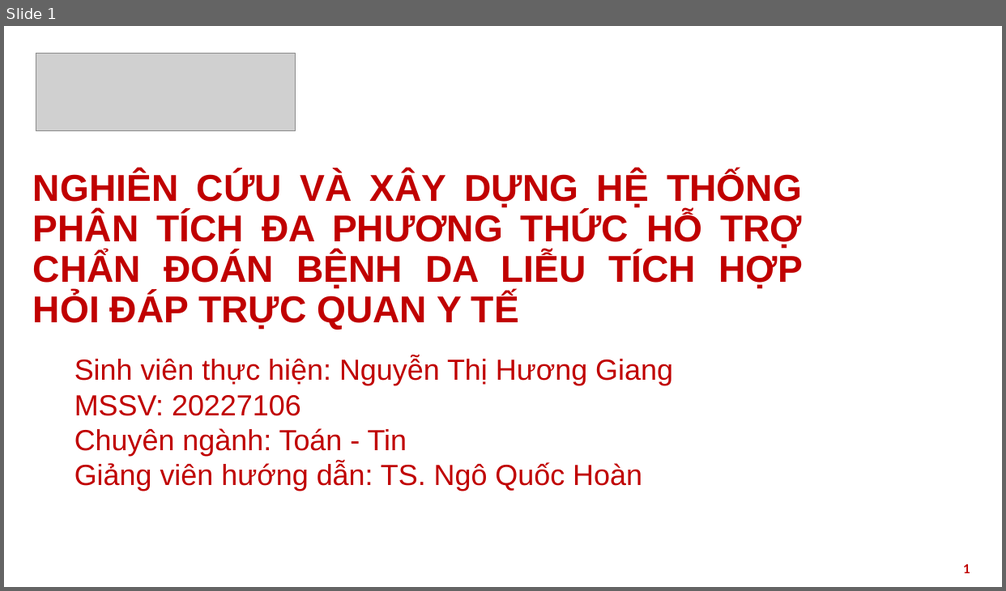
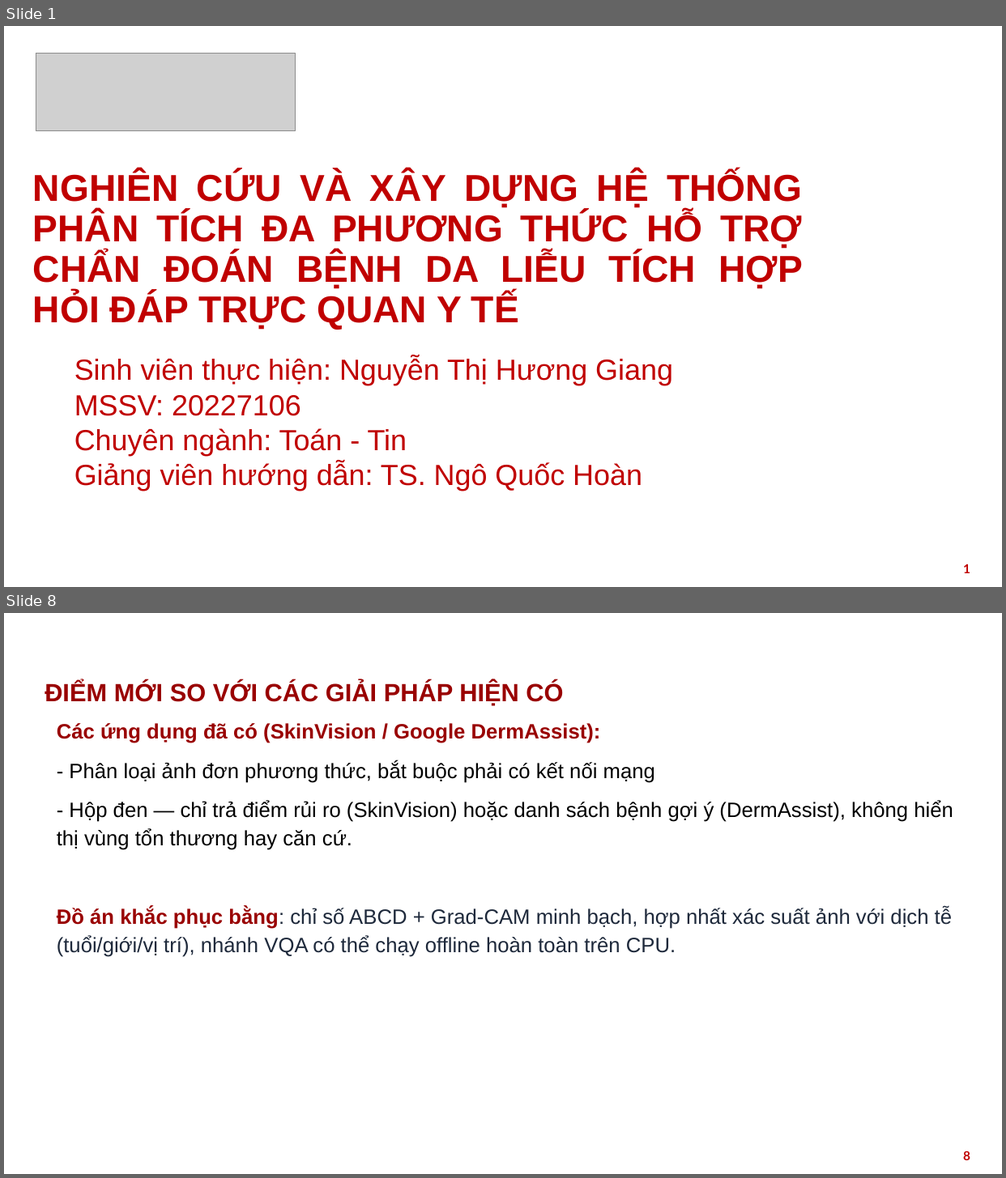
Before and after one commit to nthg0609/doanTN, a slide deck: HUST_PPT_template_2022_RED_16x9_567042.pptx. Shown one above the other, each under a label of ours: slide 1 before the commit, slides 1 and 8 after it; the slides between them are not shown. The pictures are 1006x591 and 1006x1178 pixels, drawn with LibreOffice and Linux fonts; fonts in the diff are those of the drawing; grey boxes stand for pictures; background and template pictures are left out. Boxes give left, top, right and bottom in pixels: in the first picture for what was removed or moved away, otherwise in the second. Text is boxed around its words. In the diff, an @@ line names an element or a change of style, - is before the commit and + after.

Commit message:
bộ lọc an toàn, ROI

```diff
--- a/HUST_PPT_template_2022_RED_16x9_567042.pptx
+++ b/HUST_PPT_template_2022_RED_16x9_567042.pptx
@@ slide 8 added at [4,613,1002,1174], background picture (left out) @@
@@ text added at [31,623,974,658], 28 pt, text #FFFFFF, bold @@
+PHẦN 1: ĐẶT VẤN ĐỀ & MỤC TIÊU ĐỀ TÀI
@@ text added at [44,681,563,705], 24 pt, text #990000, bold @@
+ĐIỂM MỚI SO VỚI CÁC GIẢI PHÁP HIỆN CÓ
@@ text added at [57,723,953,957], 20 pt, text #000000 @@
+Các ứng dụng đã có (SkinVision / Google DermAssist):
+- Phân loại ảnh đơn phương thức, bắt buộc phải có kết nối mạng
+- Hộp đen — chỉ trả điểm rủi ro (SkinVision) hoặc danh sách bệnh gợi ý (DermAssist), không hiển thị vùng tổn thương hay căn cứ.
+Đồ án khắc phục bằng: chỉ số ABCD + Grad-CAM minh bạch, hợp nhất xác suất ảnh với dịch tễ (tuổi/giới/vị trí), nhánh VQA có thể chạy offline hoàn toàn trên CPU.
@@ page number added at [963,1151,970,1161], 12 pt, text #C00000, bold @@
+8
```
Also in this commit, not shown: 20 slides changed, 3 other slides added, 50 other files.
